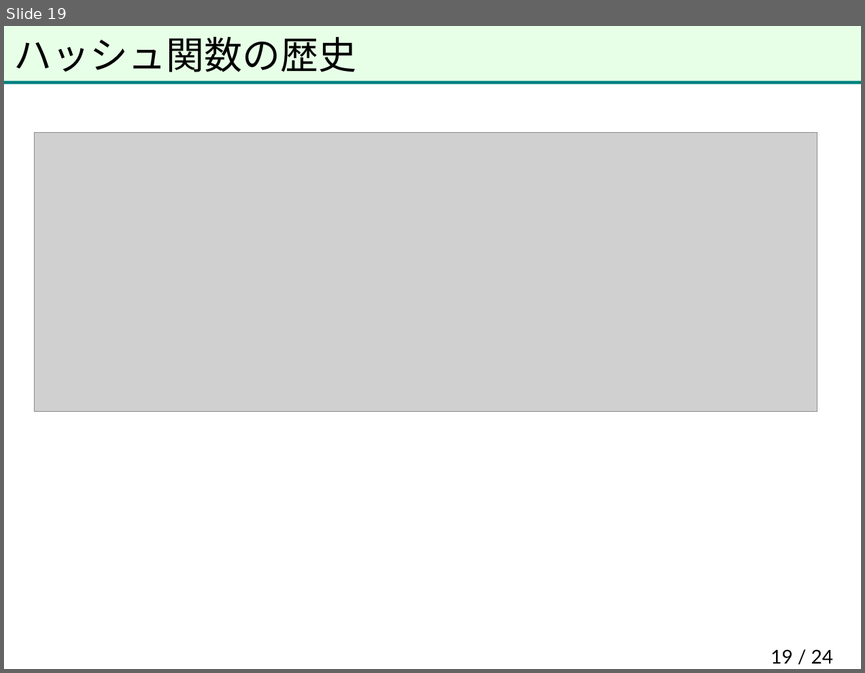
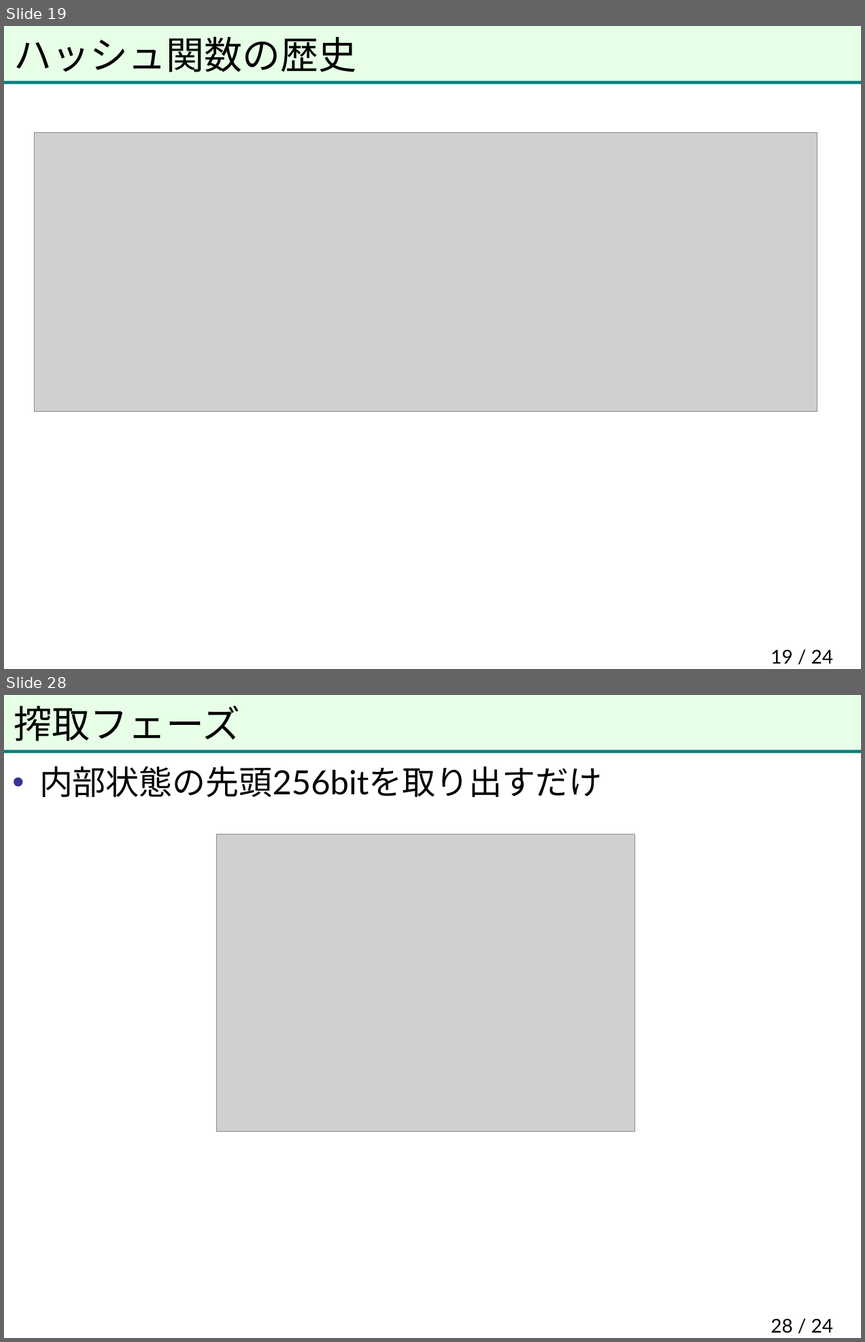
Before and after one commit to herumi/anninbon, a slide deck: lec/anninbon6.pptx. Shown one above the other, each under a label of ours: slide 19 before the commit, slides 19 and 28 after it; the slides between them are not shown. The pictures are 865x673 and 865x1342 pixels, drawn with LibreOffice and Linux fonts; fonts in the diff are those of the drawing; grey boxes stand for pictures; background and template pictures are left out. Boxes give left, top, right and bottom in pixels: in the first picture for what was removed or moved away, otherwise in the second. Text is boxed around its words. In the diff, an @@ line names an element or a change of style, - is before the commit and + after.

```diff
--- a/lec/anninbon6.pptx
+++ b/lec/anninbon6.pptx
@@ slide 28 added at (4,695,861,1338), background #FFFFFF; not listed: 2 template elements that a slide beside it also shows @@
@@ title added at (14,705,240,741), 32 pt, text #000000 @@
+搾取フェーズ
@@ text added at (39,766,602,797), 28 pt, text #000000 @@
+• 内部状態の先頭256bitを取り出すだけ
@@ picture added at (216,834,634,1131) @@
@@ page number added at (770,1318,833,1333), 16 pt, text #000000 @@
+28 / 24
```
Also in this commit, not shown: 1 slide changed, 10 other slides added.
